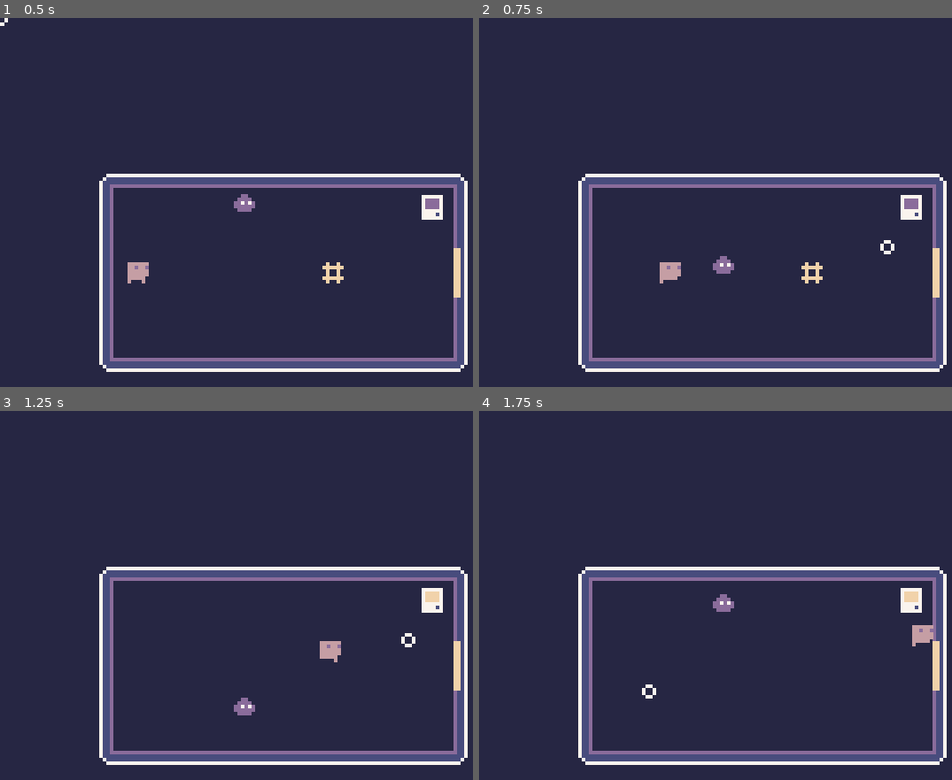
Above: before the commit, frames 1-4 (two rows, left to right).
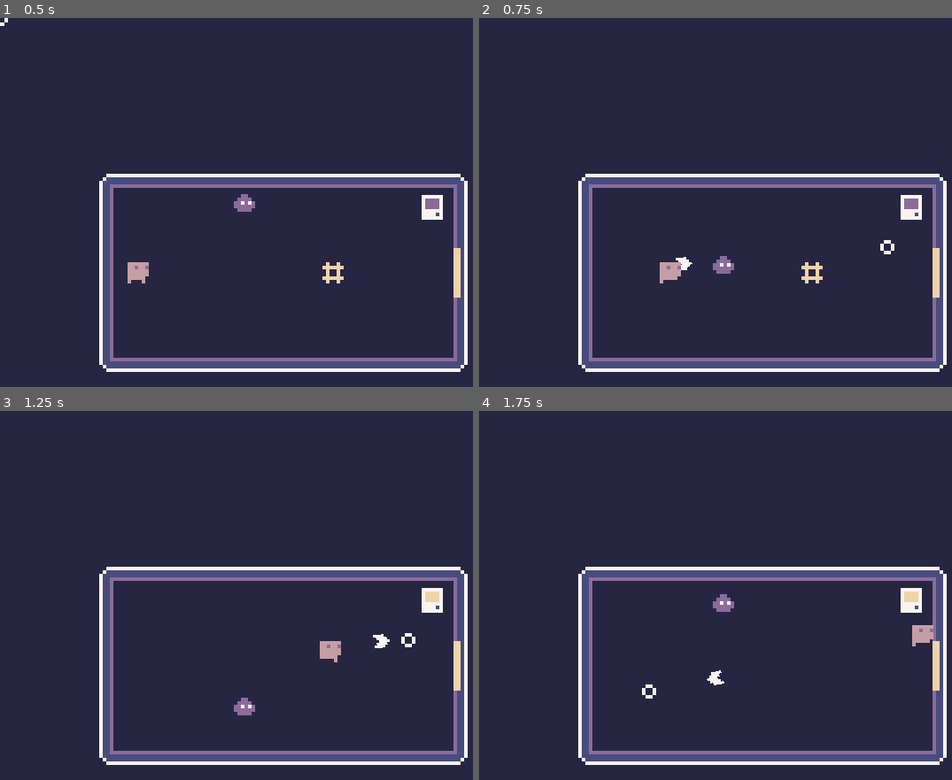
Above: after the commit, the same moments.

Repository: tOmoness/null
Game: Godot game, scene res://Game.tscn
Same seed, same stepped clock (60 frames per second), same inputs: the game is played once before the commit and once after it.
Inputs (mouse positions are in pixels of both pictures, inside the frame that each line leads up to):
- Up to frame 1 (0.5 s): no input
- Up to frame 2 (0.75 s): move the mouse to (885, 246) at 0.52 s; hold Right (ui_right) from 0.53 s (still down); click (885, 246) at 0.6 s
- Up to frame 3 (1.25 s): keep holding Right (ui_right); tap Up (ui_up) at 0.77 s
- Up to frame 4 (1.75 s): keep holding Right (ui_right); move the mouse to (649, 691) at 1.27 s; click (649, 691) at 1.35 s; tap Up (ui_up) at 1.52 s

Frame 1 is identical in both runs. In frame 2, less than 0.1% of the frame differs, in the area x 41-46%, y 64-69%; in frame 3, less than 0.1%, in the area x 78-83%, y 60-65%; in frame 4, less than 0.1%.

Commit message:
Add player firing bullet.

Diff:
--- a/Global.gd
+++ b/Global.gd
@@ -1,3 +1,4 @@
 extends Node
 
 var Door: Door
+var Player: Player
--- a/Levels/Tutorial/Tutorial_1.tscn
+++ b/Levels/Tutorial/Tutorial_1.tscn
@@ -1,6 +1,6 @@
 [gd_scene load_steps=14 format=2]
 
-[ext_resource path="res://Player.tscn" type="PackedScene" id=1]
+[ext_resource path="res://Player/Player.tscn" type="PackedScene" id=1]
 [ext_resource path="res://Assets/walls.png" type="Texture" id=2]
 [ext_resource path="res://Entities/Door.tscn" type="PackedScene" id=3]
 [ext_resource path="res://Levels/Tutorial/Tutorial_2.tscn" type="PackedScene" id=4]
@@ -204,6 +204,8 @@
 [node name="TileMap" type="TileMap" parent="."]
 tile_set = SubResource( 9 )
 cell_size = Vector2( 8, 8 )
+collision_layer = 8
+collision_mask = 3
 format = 1
 tile_data = PoolIntArray( 327683, 0, 0, 327684, 1, 0, 327685, 1, 0, 327686, 1, 0, 327687, 1, 0, 327688, 1, 0, 327689, 1 …(439 unchanged characters)…
 
--- a/Levels/Tutorial/Tutorial_2.tscn
+++ b/Levels/Tutorial/Tutorial_2.tscn
@@ -1,6 +1,6 @@
 [gd_scene load_steps=16 format=2]
 
-[ext_resource path="res://Player.tscn" type="PackedScene" id=1]
+[ext_resource path="res://Player/Player.tscn" type="PackedScene" id=1]
 [ext_resource path="res://Assets/walls.png" type="Texture" id=2]
 [ext_resource path="res://Entities/Door.tscn" type="PackedScene" id=3]
 [ext_resource path="res://Entities/Computer.tscn" type="PackedScene" id=4]
@@ -206,6 +206,8 @@
 [node name="TileMap" type="TileMap" parent="."]
 tile_set = SubResource( 9 )
 cell_size = Vector2( 8, 8 )
+collision_layer = 8
+collision_mask = 3
 format = 1
 tile_data = PoolIntArray( 327683, 0, 0, 327684, 1, 0, 327685, 1, 0, 327686, 1, 0, 327687, 1, 0, 327688, 1, 0, 327689, 1 …(439 unchanged characters)…
 
--- a/Levels/Tutorial/Tutorial_3.tscn
+++ b/Levels/Tutorial/Tutorial_3.tscn
@@ -1,6 +1,6 @@
 [gd_scene load_steps=16 format=2]
 
-[ext_resource path="res://Player.tscn" type="PackedScene" id=1]
+[ext_resource path="res://Player/Player.tscn" type="PackedScene" id=1]
 [ext_resource path="res://Assets/walls.png" type="Texture" id=2]
 [ext_resource path="res://Entities/Door.tscn" type="PackedScene" id=3]
 [ext_resource path="res://Entities/Computer.tscn" type="PackedScene" id=4]
@@ -206,6 +206,8 @@
 [node name="TileMap" type="TileMap" parent="."]
 tile_set = SubResource( 9 )
 cell_size = Vector2( 8, 8 )
+collision_layer = 8
+collision_mask = 3
 format = 1
 tile_data = PoolIntArray( 327683, 0, 0, 327684, 1, 0, 327685, 1, 0, 327686, 1, 0, 327687, 1, 0, 327688, 1, 0, 327689, 1 …(439 unchanged characters)…
 
--- a/Player.gd
+++ b/Player/Player.gd
@@ -1,12 +1,18 @@
 extends KinematicBody2D
+class_name Player
 
 const MAX_SPEED = 80
 const ACCELERATION = 2000
+
+const PlayerBullet = preload("res://Player/PlayerBullet.tscn")
 
 var motion = Vector2.ZERO
 
 onready var sprite = $Sprite
 onready var anim = $AnimationPlayer
+
+func _ready():
+	Global.Player = self
 
 func _process(delta):
 	var camera = get_node("Camera2D")
@@ -26,6 +32,9 @@
 
 	motion = move_and_slide(motion)
 
+	if Input.is_action_just_pressed("fire") and $FireWait.is_stopped():
+		fire_bullet()
+
 func get_axis_input():
 	var axis = Vector2.ZERO
 
@@ -43,3 +52,14 @@
 func apply_movement(accl):
 	motion += accl
 	motion = motion.clamped(MAX_SPEED)
+
+func fire_bullet():
+	var fire_direction = (get_global_mouse_position() - global_position).normalized()
+	var bullet = PlayerBullet.instance()
+	get_tree().current_scene.add_child(bullet)
+
+	bullet.global_position = global_position
+	bullet.velocity = fire_direction * 100
+	bullet.rotation = bullet.velocity.angle()
+
+	$FireWait.start()
--- a/Player.tscn
+++ b/Player/Player.tscn
@@ -1,6 +1,6 @@
 [gd_scene load_steps=6 format=2]
 
-[ext_resource path="res://Player.gd" type="Script" id=1]
+[ext_resource path="res://Player/Player.gd" type="Script" id=1]
 [ext_resource path="res://Assets/player.png" type="Texture" id=2]
 
 [sub_resource type="RectangleShape2D" id=1]
@@ -61,3 +61,7 @@
 
 [node name="Camera2D" type="Camera2D" parent="."]
 zoom = Vector2( 0.5, 0.5 )
+
+[node name="FireWait" type="Timer" parent="."]
+wait_time = 0.25
+one_shot = true
--- /dev/null
+++ b/Player/PlayerBullet.gd
@@ -0,0 +1,14 @@
+extends Node2D
+
+var velocity = Vector2.ZERO
+
+func _process(delta):
+	position += velocity * delta
+
+
+func _on_Hitbox_area_entered(area):
+	queue_free()
+
+
+func _on_Hitbox_body_entered(body):
+	queue_free()
--- /dev/null
+++ b/Player/PlayerBullet.tscn
@@ -0,0 +1,23 @@
+[gd_scene load_steps=4 format=2]
+
+[ext_resource path="res://Assets/projectile.png" type="Texture" id=1]
+[ext_resource path="res://Player/PlayerBullet.gd" type="Script" id=2]
+
+[sub_resource type="RectangleShape2D" id=1]
+extents = Vector2( 3, 2.5 )
+
+[node name="PlayerBullet" type="Node2D"]
+scale = Vector2( 0.75, 0.75 )
+script = ExtResource( 2 )
+
+[node name="Sprite" type="Sprite" parent="."]
+texture = ExtResource( 1 )
+
+[node name="Hitbox" type="Area2D" parent="."]
+collision_layer = 0
+collision_mask = 10
+
+[node name="CollisionShape2D" type="CollisionShape2D" parent="Hitbox"]
+shape = SubResource( 1 )
+[connection signal="area_entered" from="Hitbox" to="." method="_on_Hitbox_area_entered"]
+[connection signal="body_entered" from="Hitbox" to="." method="_on_Hitbox_body_entered"]
Binary file added: Assets/projectile.png
Not shown, added: Assets/projectile.png.import
